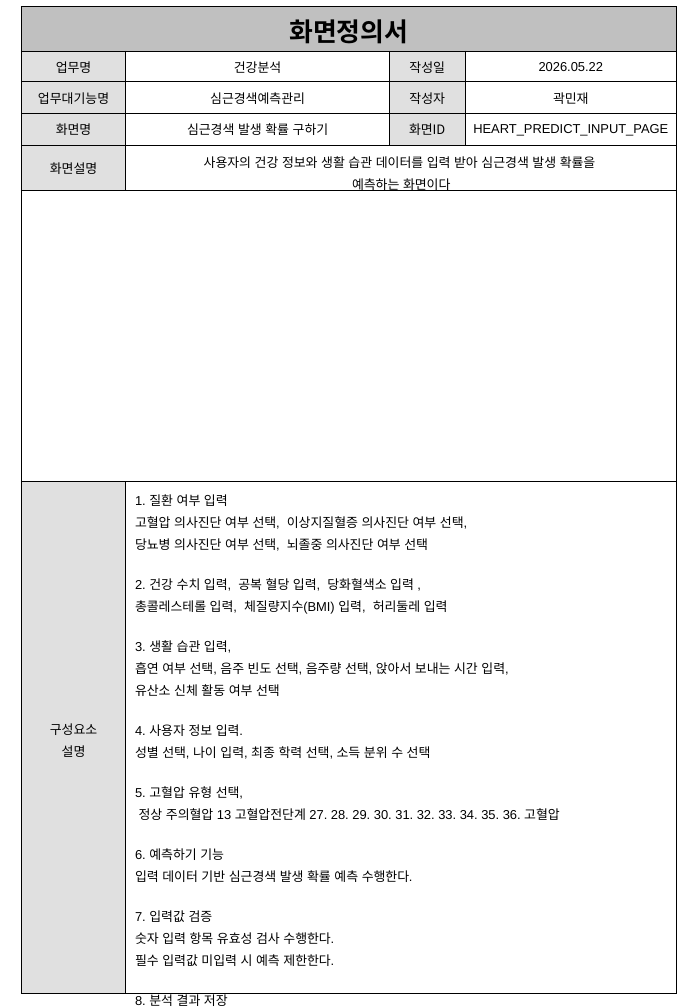
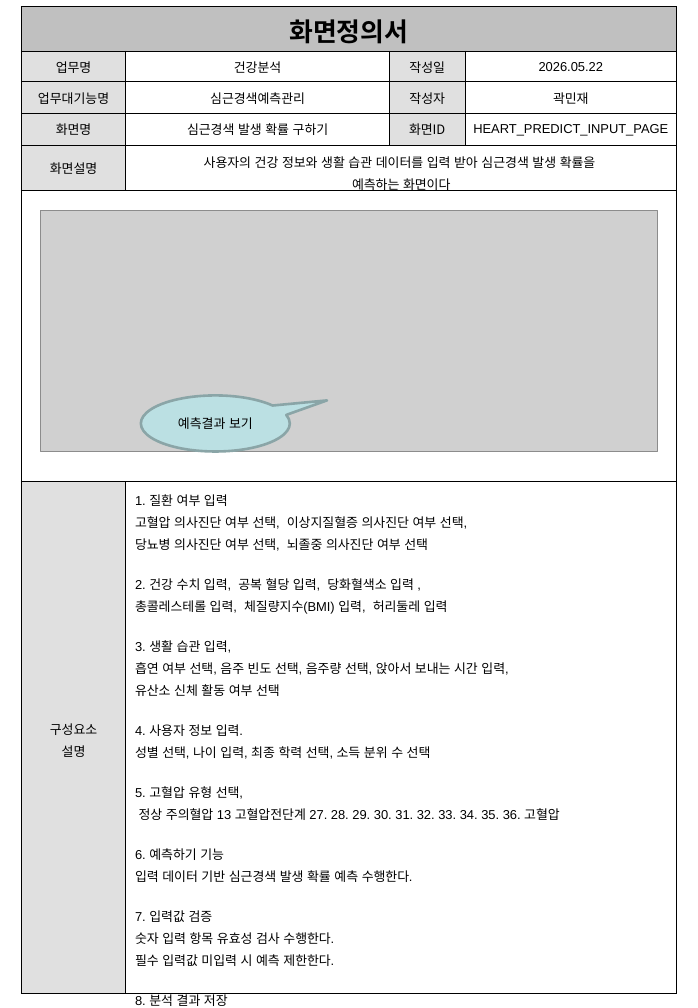
Before and after one commit to seongjun5517/PKNU_Project2, a slide deck: slide 4 of Project2_1/DB산출물/03_화면정의서.pptx. Drawn at 698x1008 pixels with LibreOffice and Linux fonts; fonts in the diff are those of the drawing; grey boxes stand for pictures. Boxes give left, top, right and bottom in pixels: in the first picture for what was removed or moved away, otherwise in the second. Text is boxed around its words. In the diff, an @@ line names an element or a change of style, - is before the commit and + after.

```diff
--- a/Project2_1/DB산출물/03_화면정의서.pptx
+++ b/Project2_1/DB산출물/03_화면정의서.pptx
@@ picture added at [40,210,658,451] @@
@@ speech bubble added at [141,396,289,451], fill #BBE0E3, outline #8AA6A8 2 pt, 10 pt, text #000000 @@
+예측결과 보기
```
Also in this commit, not shown: 1 other slide changed, 3 other files.
